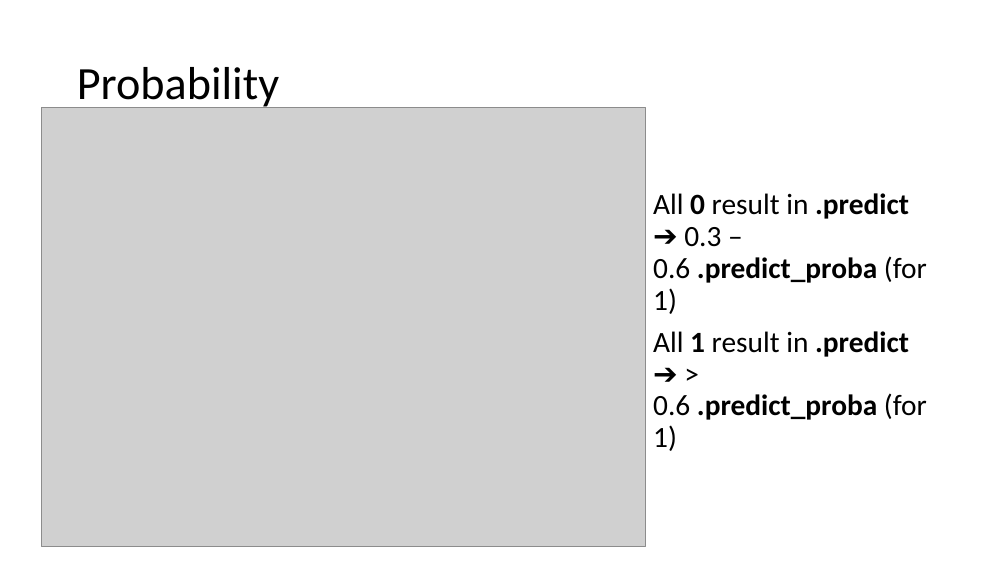
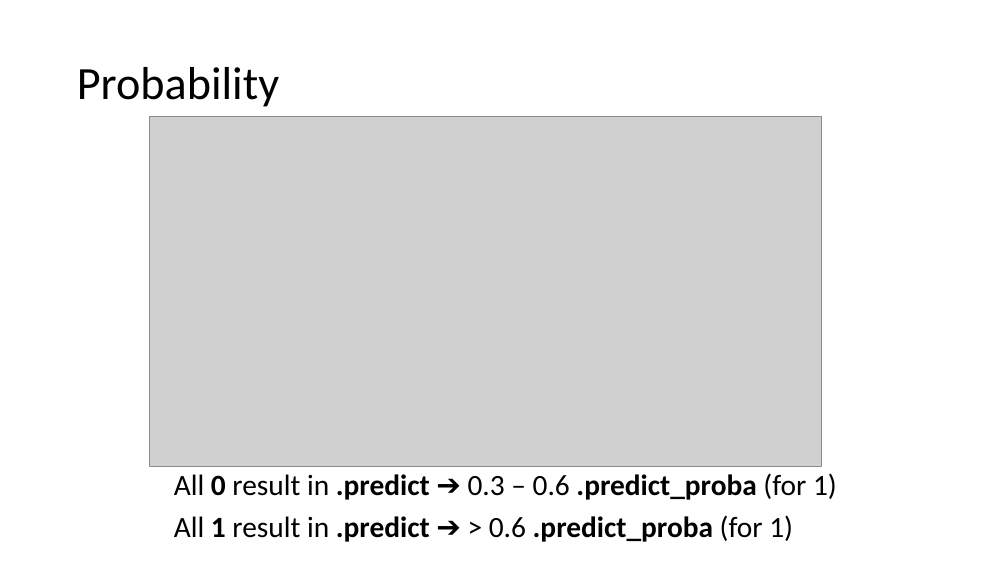
Before and after one commit to abdullahayas123/Tes-Model-Marketing-Scipy, a slide deck: slide 61 of Presentation-1.pptx. Drawn at 1008x567 pixels with LibreOffice and Linux fonts; fonts in the diff are those of the drawing; grey boxes stand for pictures. Boxes give left, top, right and bottom in pixels: in the first picture for what was removed or moved away, otherwise in the second. Text is boxed around its words. In the diff, an @@ line names an element or a change of style, - is before the commit and + after.

```diff
--- a/Presentation-1.pptx
+++ b/Presentation-1.pptx
@@ picture: place and size @@
-picture at box(42, 107, 646, 547)
+picture at box(150, 116, 821, 467)
@@ text "All 0 result in .predict ..." rewrapped from box(653, 193, 927, 451) to box(174, 473, 837, 542) @@
```
